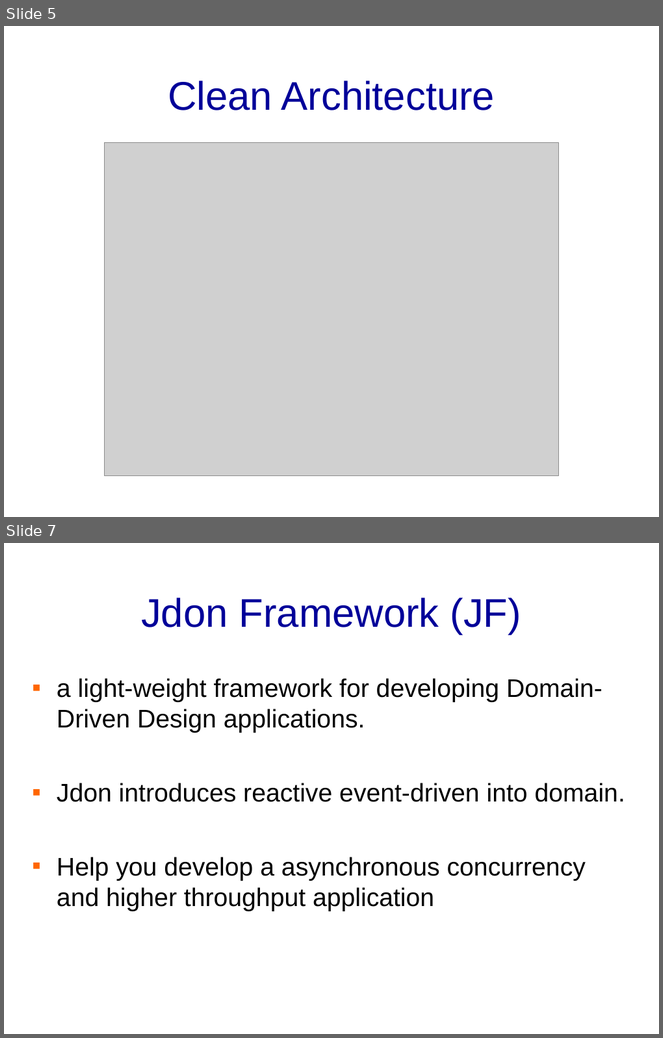
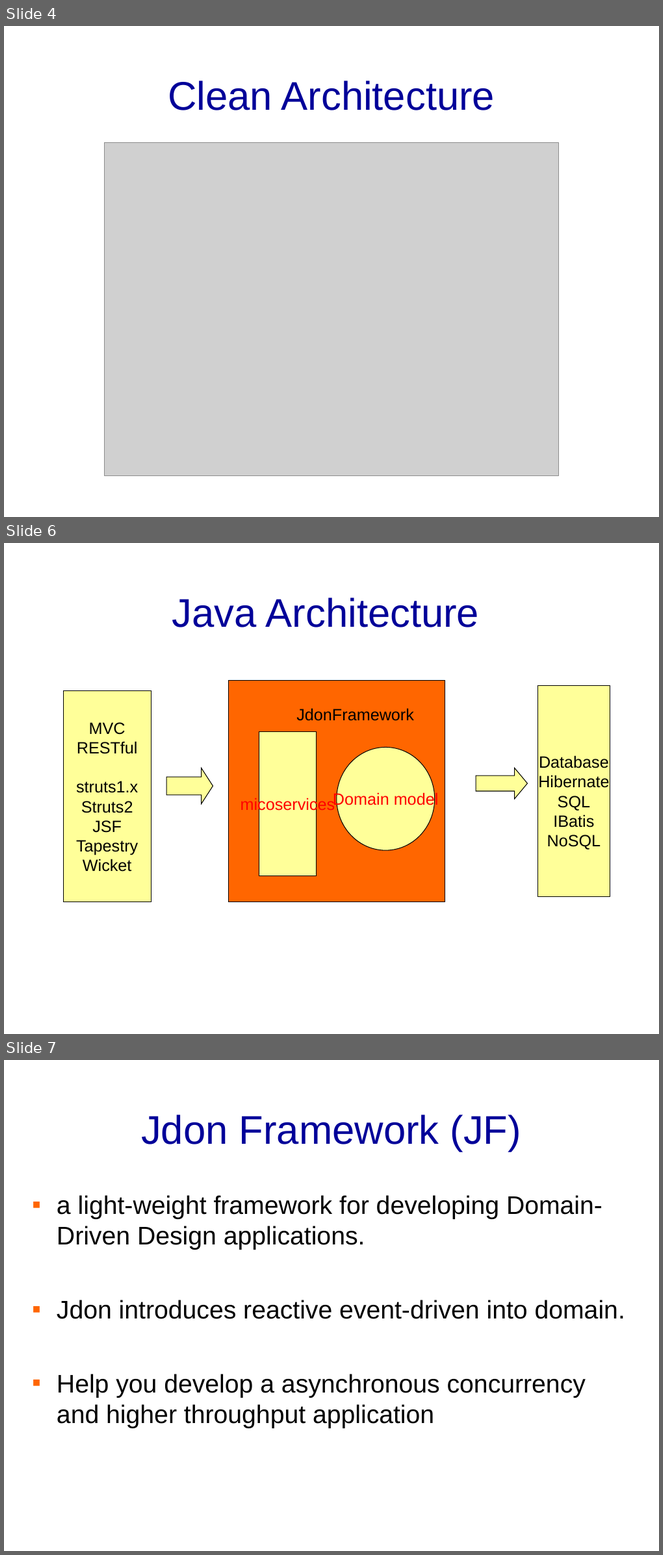
Before and after one commit to banq/banq.github.io, a slide deck: JdonFramework.ppt. Shown one above the other, each under a label of ours: slides 5 and 7 before the commit, slides 4, 6 and 7 after it; the slides between them are not shown. The pictures are 663x1038 and 663x1555 pixels, drawn with LibreOffice and Linux fonts; fonts in the diff are those of the drawing; grey boxes stand for pictures; background and template pictures are left out. Boxes give left, top, right and bottom in pixels: in the first picture for what was removed or moved away, otherwise in the second. Text is boxed around its words. In the diff, an @@ line names an element or a change of style, - is before the commit and + after.

```diff
--- a/JdonFramework.ppt
+++ b/JdonFramework.ppt
@@ slide 6 added at <box>4,543,659,1034</box>, background picture (left out) @@
@@ title added at <box>172,598,479,627</box>, 44 pt, text #000099 @@
+Java Architecture
@@ rectangle added at <box>63,691,151,902</box>, fill #FFFF99, outline #000000 0.74 pt, 18 pt, text #000000 @@
+MVC
+RESTful
+struts1.x
+Struts2
+JSF
+Tapestry
+Wicket
@@ rectangle added at <box>229,681,445,902</box>, fill #FF6600, outline #000000 0.74 pt @@
@@ rectangle added at <box>538,686,610,897</box>, fill #FFFF99, outline #000000 0.74 pt, 18 pt, text #000000 @@
+Database
+Hibernate
+SQL
+IBatis
+NoSQL
@@ text added at <box>296,708,414,721</box>, 18 pt, text #000000 @@
+JdonFramework
@@ rectangle added at <box>259,731,317,876</box>, fill #FFFF99, outline #000000 0.74 pt, 18 pt, text #FF0000 @@
+micoservices
@@ ellipse added at <box>337,747,435,850</box>, fill #FFFF99, outline #000000 0.74 pt, 18 pt, text #FF0000 @@
+Domain model
@@ right arrow added at <box>166,769,213,804</box>, fill #FFFF99, outline #000000 0.74 pt @@
@@ right arrow added at <box>476,769,527,799</box>, fill #FFFF99, outline #000000 0.74 pt @@
@@ what was slide 5 is now slide 4 @@
```
Also in this commit, not shown: 6 slides changed, 4 other slides added, 1 slide removed.
